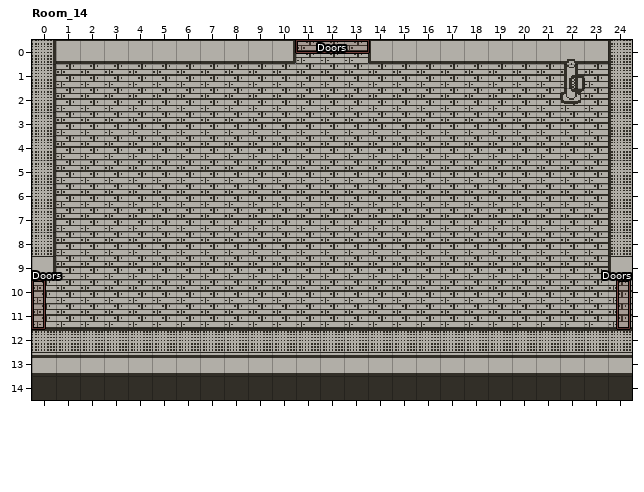
LDtk project, stored at LDTK/DPplaydate.ldtk. Above is the file before it was changed.
Cells are 16x16 px. Shown: Room_14 x 0..24, y 0..14. The commit also changed other parts of the map, which this record leaves out.
New version:
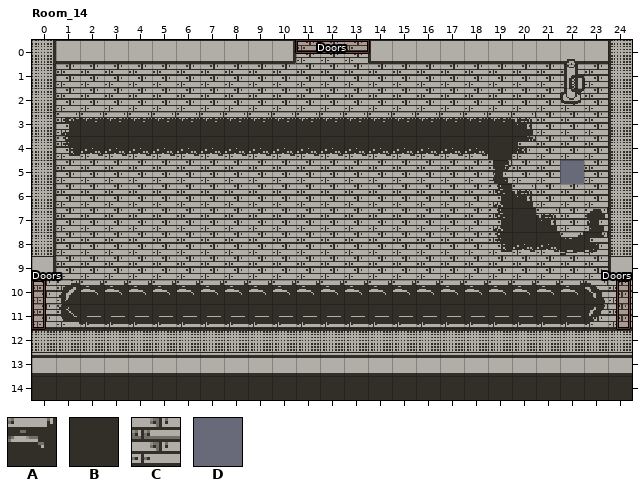
Key: from "Gameplay": A 2 "Slime", B 3 "Hole", C 4 "Floor", D 33 "grapple".
_ is an empty cell.
The exact change:
Layer "Gameplay":
The edit turns tile C into tile A in rows 10 to 11 at x 1 to 23.
The edit turns tile C into tile B in rows 3 to 4 at x 1 to 20; in row 5 at x 19; in row 6 at x 19 to 20; in row 7 at x 19 to 21 and 23; in row 8 at x 19 to 23.
The edit turns tile C into tile D in row 5 at x 22.
